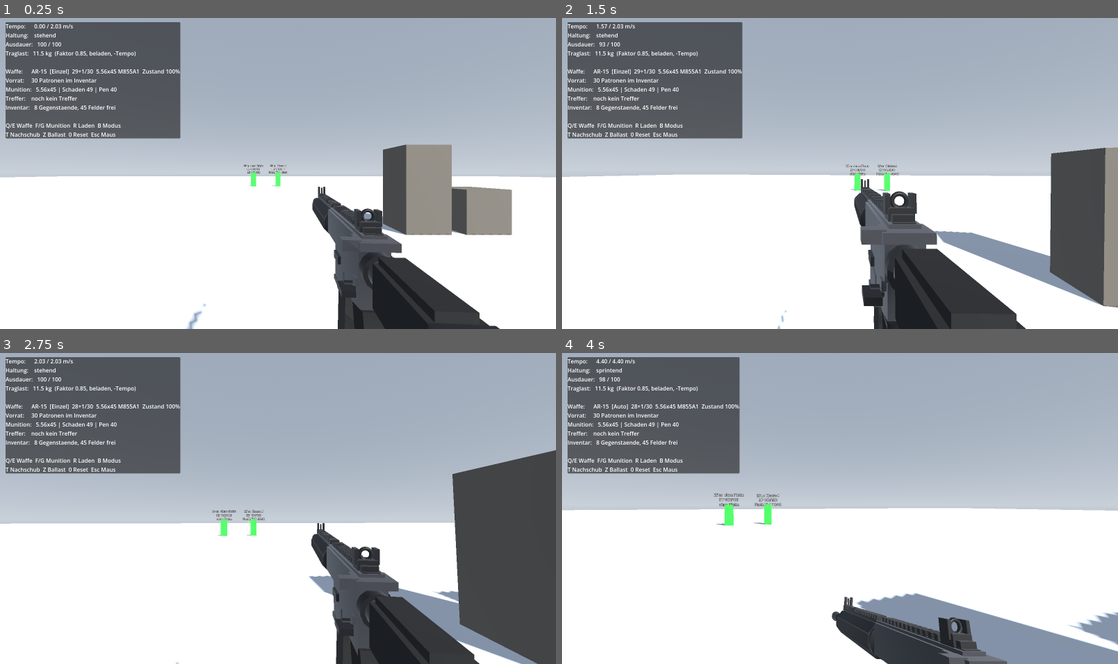
Above: before the commit, frames 1-4 (two rows, left to right).
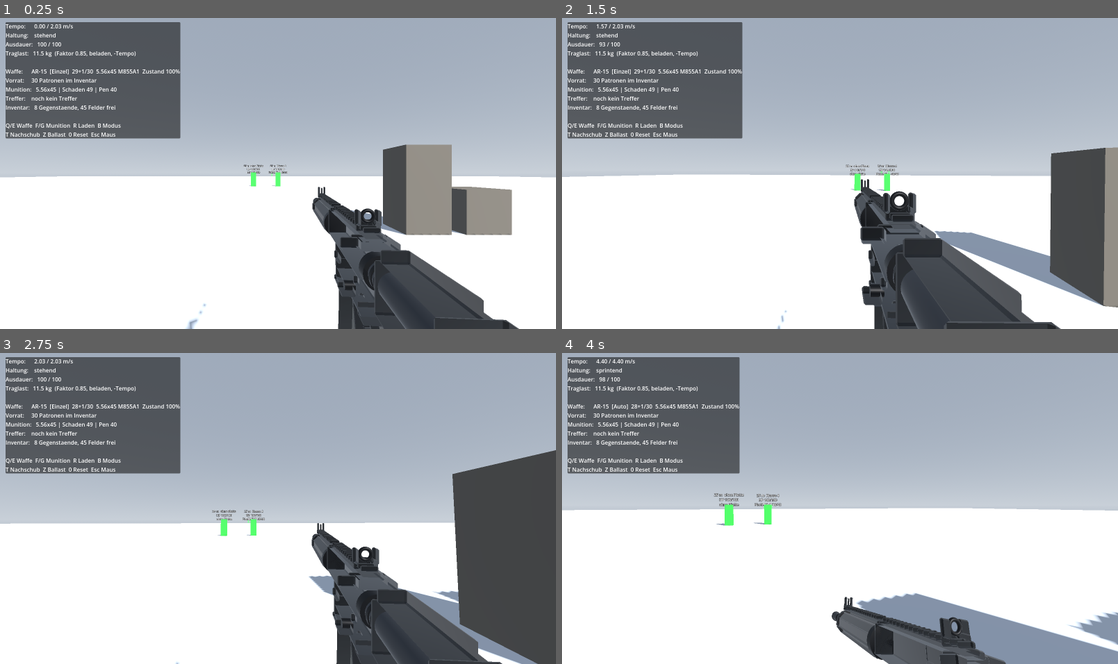
Above: after the commit, the same moments.

Repository: Saturn-Owner/Extraction-Shooter
Game: Godot game, scene res://scenes/levels/testgelaende.tscn
Same seed, same stepped clock (60 frames per second), same inputs: the game is played once before the commit and once after it.
Inputs (mouse positions are in pixels of both pictures, inside the frame that each line leads up to):
- Up to frame 1 (0.25 s): no input
- Up to frame 2 (1.5 s): tap Enter at 0.5 s; move the mouse to (867, 170) at 0.52 s; hold Right mouse button (aim) 0.53-1.28 s; hold W (move_forward) from 0.53 s (still down); tap Space (jump) at 0.77 s; move the mouse to (812, 173) at 1.27 s; tap Ctrl (crouch) at 1.35 s
- Up to frame 3 (2.75 s): keep holding W (move_forward); tap Space (jump) at 1.52 s; move the mouse to (289, 502) at 2.02 s; press the mouse at (289, 502) at 2.03 s
- Up to frame 4 (4 s): keep holding W (move_forward); move the mouse to (834, 511) at 2.77 s; release the mouse at (834, 511) at 2.78 s; tap B (fire_mode) at 2.85 s; tap Space (jump) at 3.02, 3.77 s; move the mouse to (878, 511) at 3.52 s; hold Shift (sprint) from 3.53 s (still down)

The runs differ from the first frame. In frame 1, 3.1% of the frame differs, in the area x 34-94%, y 54-100%; in frame 2, 3.7%, in the area x 52-90%, y 51-100%; in frame 3, 2.7%; in frame 4, 2.0%.

Commit message:
Beleuchtung, PBR-Materialien und gebrochene Kanten
Zwei Fehler, die zusammenhingen:

1. Das Renderwerkzeug zeigte etwas anderes als das Spiel. Es benutzte einen
   flachen Farbhintergrund ohne Reflexionsquelle, das Testgelaende dagegen
   hat einen Himmel. Metall rendert ohne Reflexionen schwarz - daraufhin
   wurden die Materialien korrigiert, bis sie in der Vorschau stimmten und
   im Spiel falsch waren. Das Werkzeug benutzt jetzt dieselbe Umgebung wie
   das Spiel, dazu Schatten und Kantenverdunkelung.

2. Materialien auf echte PBR-Werte umgestellt. Metall bekommt hohe
   metallic-Werte und eine helle Grundfarbe - bei Metall ist die Albedo die
   Farbe der Spiegelung, nicht der Oberflaeche.

Geometrie deutlich feiner:
- Alle Quader haben jetzt gebrochene Kanten (ViewmodelParts.beveled_box_mesh).
  Der groesste Einzelgewinn: eine gebrochene Kante macht aus einem Klotz ein
  gefertigtes Teil, weil sie Licht in einem schmalen Streifen faengt
- Zylinder mit 24 statt 14 Segmenten, Laeufe sind nicht mehr kantig
- Magazine als durchgezogene gekruemmte Koerper statt gestapelter Quader

Die Fase hat einen Fehler sichtbar gemacht, der vorher versteckt war: Die
Magazine waren Stapel aus vier bis fuenf Quadern. Mit scharfen Kanten
verschmolzen die Segmente, mit gebrochenen wurde daraus eine Treppe. Beim
AKM-Sichelmagazin war es am schlimmsten.

Ausserdem: AR-15-Schaft war niedriger als das Pufferrohr dick ist, die
Rastringe stachen hindurch. Nahansicht im Renderwerkzeug ergaenzt - solche
Fehler sieht man in der Gesamtansicht nicht.

Neuer Test: die selbst erzeugten Meshes werden auf Dichtheit geprueft. Jede
Kante muss zu genau zwei Dreiecken gehoeren und jede Normale nach aussen
zeigen. Ein Loch oder ein verdrehtes Dreieck sieht man am Bild sonst nicht -
man sieht nur, dass etwas komisch aussieht, und sucht an der falschen Stelle.

Co-Authored-By: Claude Opus 4.8 <noreply@anthropic.com>

Diff:
--- a/scripts/combat/viewmodel_parts.gd
+++ b/scripts/combat/viewmodel_parts.gd
@@ -4,33 +4,229 @@
 ## Materialien. Damit bleibt in den einzelnen Waffendateien nur das stehen,
 ## was die jeweilige Waffe ausmacht — nicht der immer gleiche Kleinkram.
 ##
-## MATERIALIEN: Alle bewusst mit niedrigem metallic-Wert. Hohe metallic-Werte
-## rendern ohne Reflexionsumgebung fast schwarz, waehrend Kunststoff hell
-## bleibt — das Ergebnis ist dann genau verkehrt herum. Der Unterschied
-## zwischen Metall und Kunststoff kommt hier ueber die Rauheit.
+## MATERIALIEN: Echte PBR-Werte. Metall bekommt hohe metallic-Werte und eine
+## helle Grundfarbe — bei Metall ist die Albedo die Farbe der Spiegelung, nicht
+## die Oberflaechenfarbe. Das funktioniert nur, weil das Testgelaende einen
+## Himmel als Reflexionsquelle hat (WorldEnvironment, ambient_light_source =
+## Sky). Ohne Reflexionsumgebung rendert Metall schwarz — wer eine neue Szene
+## ohne Himmel baut, muss das mitbedenken.
 class_name ViewmodelParts
 extends RefCounted
 
+## Standard-Kantenbruch in Metern.
+##
+## DER GROESSTE EINZELNE OPTIK-GEWINN: Eine gebrochene Kante fangt Licht in
+## einem schmalen Streifen und macht daraus einen Glanzrand. Genau daran
+## erkennt das Auge gefertigtes Metall statt eines Klotzes. Ein Wuerfel mit
+## scharfen Kanten sieht immer nach Platzhalter aus, egal wie gut das Material
+## ist. Kostet knapp das Vierfache an Dreiecken — bei einer Waffe irrelevant.
+const BEVEL := 0.0016
+
 
 ## Gemeinsame Materialpalette. Jede Waffe darf eigene ergaenzen, aber diese
-## fuenf halten das Arsenal optisch zusammen.
+## halten das Arsenal optisch zusammen.
 static func materials() -> Dictionary:
 	return {
-		"steel": _material(Color(0.215, 0.215, 0.232), 0.35, 0.36),
-		"black": _material(Color(0.072, 0.072, 0.080), 0.25, 0.45),
-		"polymer": _material(Color(0.086, 0.086, 0.092), 0.0, 0.85),
-		"furniture": _material(Color(0.105, 0.105, 0.113), 0.08, 0.64),
-		"magazine": _material(Color(0.094, 0.099, 0.094), 0.05, 0.72),
-		"wood": _material(Color(0.135, 0.082, 0.042), 0.0, 0.72),
-		"blued": _material(Color(0.145, 0.148, 0.160), 0.40, 0.28),
+		"steel": _material(Color(0.340, 0.345, 0.360), 0.95, 0.34),
+		"black": _material(Color(0.145, 0.147, 0.155), 0.88, 0.42),
+		# Kunststoff bewusst nicht zu dunkel: Rein rechnerisch waere schwarzes
+		# Polymer noch dunkler, aber dann verschwinden Schaft und Griff im
+		# Spiel komplett und die Waffe verliert ihre Form.
+		"polymer": _material(Color(0.098, 0.098, 0.105), 0.0, 0.50),
+		"furniture": _material(Color(0.118, 0.118, 0.126), 0.0, 0.44),
+		"magazine": _material(Color(0.170, 0.178, 0.170), 0.80, 0.48),
+		"wood": _material(Color(0.205, 0.112, 0.048), 0.0, 0.50),
+		"blued": _material(Color(0.215, 0.222, 0.245), 0.96, 0.20),
 	}
 
 
+## Quader mit gebrochenen Kanten.
+##
+## bevel = 0.0 gibt einen scharfkantigen Quader — nur sinnvoll fuer Teile, die
+## ohnehin verdeckt sind. Der Kantenbruch begrenzt sich selbst, damit auch
+## duenne Bleche wie Schienenzaehne nicht in sich zusammenfallen.
 static func box(name: String, size: Vector3, pos: Vector3, mat: Material,
-		rotation_deg: Vector3 = Vector3.ZERO) -> MeshInstance3D:
-	var mesh := BoxMesh.new()
-	mesh.size = size
+		rotation_deg: Vector3 = Vector3.ZERO, bevel: float = BEVEL) -> MeshInstance3D:
+	var mesh := beveled_box_mesh(size, bevel)
 	return instance(name, mesh, pos, mat, rotation_deg)
+
+
+## Erzeugt einen Quader mit umlaufender Fase.
+##
+## Aufbau: sechs verkleinerte Flaechen, zwoelf Fasenstreifen an den Kanten,
+## acht Dreiecke in den Ecken. Die Ausrichtung der Dreiecke wird nicht von Hand
+## festgelegt, sondern hinterher geprueft — der Koerper ist konvex und um den
+## Ursprung zentriert, also zeigt jede Normale nach aussen, wenn sie in
+## dieselbe Richtung wie der Schwerpunkt des Dreiecks weist. Das ist deutlich
+## weniger fehleranfaellig als 44 Dreiecke von Hand richtig herum zu wickeln.
+static func beveled_box_mesh(size: Vector3, bevel: float = BEVEL) -> ArrayMesh:
+	var hx := size.x * 0.5
+	var hy := size.y * 0.5
+	var hz := size.z * 0.5
+	# Fase nie groesser als die duennste Seite vertraegt.
+	var b: float = minf(bevel, minf(hx, minf(hy, hz)) * 0.7)
+
+	if b <= 0.0001:
+		var plain := BoxMesh.new()
+		plain.size = size
+		return _to_array_mesh(plain)
+
+	# Je Ecke drei Punkte, einer je angrenzender Flaeche.
+	var on_x := func(sx: float, sy: float, sz: float) -> Vector3:
+		return Vector3(sx * hx, sy * (hy - b), sz * (hz - b))
+	var on_y := func(sx: float, sy: float, sz: float) -> Vector3:
+		return Vector3(sx * (hx - b), sy * hy, sz * (hz - b))
+	var on_z := func(sx: float, sy: float, sz: float) -> Vector3:
+		return Vector3(sx * (hx - b), sy * (hy - b), sz * hz)
+
+	var quads: Array = []
+	var tris: Array = []
+
+	for s in [-1.0, 1.0]:
+		# Die sechs Hauptflaechen.
+		quads.append([on_x.call(s, -1, -1), on_x.call(s, 1, -1), on_x.call(s, 1, 1), on_x.call(s, -1, 1)])
+		quads.append([on_y.call(-1, s, -1), on_y.call(1, s, -1), on_y.call(1, s, 1), on_y.call(-1, s, 1)])
+		quads.append([on_z.call(-1, -1, s), on_z.call(1, -1, s), on_z.call(1, 1, s), on_z.call(-1, 1, s)])
+
+	for sa in [-1.0, 1.0]:
+		for sb in [-1.0, 1.0]:
+			# Die zwoelf Fasenstreifen, vier je Achsrichtung.
+			quads.append([on_x.call(sa, sb, -1), on_x.call(sa, sb, 1), on_y.call(sa, sb, 1), on_y.call(sa, sb, -1)])
+			quads.append([on_x.call(sa, -1, sb), on_x.call(sa, 1, sb), on_z.call(sa, 1, sb), on_z.call(sa, -1, sb)])
+			quads.append([on_y.call(-1, sa, sb), on_y.call(1, sa, sb), on_z.call(1, sa, sb), on_z.call(-1, sa, sb)])
+
+	for sx in [-1.0, 1.0]:
+		for sy in [-1.0, 1.0]:
+			for sz in [-1.0, 1.0]:
+				# Die acht Eckdreiecke.
+				tris.append([on_x.call(sx, sy, sz), on_y.call(sx, sy, sz), on_z.call(sx, sy, sz)])
+
+	for quad in quads:
+		tris.append([quad[0], quad[1], quad[2]])
+		tris.append([quad[0], quad[2], quad[3]])
+
+	# Flache Normalen: harte Kanten sind bei Metall richtig, weiche wuerden
+	# die Fase wieder wegbuegeln. Der Quader ist um den Ursprung zentriert,
+	# also ist der Nullpunkt der Innenpunkt fuer die Ausrichtungspruefung.
+	return _mesh_from_triangles(tris, Vector3.ZERO)
+
+
+## Gekruemmter Koerper mit rechteckigem Querschnitt — fuer Magazine.
+##
+## WARUM NICHT GESTAPELTE QUADER: Genau so war es vorher, und solange die
+## Kanten scharf waren, fiel es nicht auf. Mit gebrochenen Kanten faengt jede
+## Segmentgrenze Licht und aus der Kruemmung wird eine sichtbare Treppe.
+## Ein durchgezogener Koerper hat diese Grenzen nicht.
+##
+## Der Querschnitt wandert von oben nach unten (-Y) und dreht sich dabei
+## schrittweise um die X-Achse nach vorn. Genau so ist ein Stangenmagazin
+## gebaut: gleichbleibender Querschnitt entlang eines Kreisbogens.
+static func curved_body(name: String, width: float, depth: float, length: float,
+		curve_degrees: float, pos: Vector3, mat: Material,
+		rotation_deg: Vector3 = Vector3.ZERO, segments: int = 10) -> MeshInstance3D:
+	var mesh := curved_body_mesh(width, depth, length, curve_degrees, segments)
+	return instance(name, mesh, pos, mat, rotation_deg)
+
+
+static func curved_body_mesh(width: float, depth: float, length: float,
+		curve_degrees: float, segments: int = 10) -> ArrayMesh:
+	segments = maxi(1, segments)
+	var half_w := width * 0.5
+	var half_d := depth * 0.5
+	var step_length := length / float(segments)
+	var step_angle := deg_to_rad(curve_degrees) / float(segments)
+
+	var profile := [
+		Vector3(-half_w, 0.0, -half_d),
+		Vector3(half_w, 0.0, -half_d),
+		Vector3(half_w, 0.0, half_d),
+		Vector3(-half_w, 0.0, half_d),
+	]
+
+	var rings: Array = []
+	var point := Vector3.ZERO
+	var frame := Basis.IDENTITY
+
+	for i in range(segments + 1):
+		var ring: Array = []
+		for corner in profile:
+			ring.append(point + frame * corner)
+		rings.append(ring)
+		if i < segments:
+			point += frame * Vector3(0.0, -step_length, 0.0)
+			frame = frame.rotated(Vector3.RIGHT, step_angle)
+
+	var tris: Array = []
+
+	# Mantel: vier Laengsseiten.
+	for i in range(segments):
+		var a: Array = rings[i]
+		var b: Array = rings[i + 1]
+		for k in range(4):
+			var n := (k + 1) % 4
+			tris.append([a[k], a[n], b[n]])
+			tris.append([a[k], b[n], b[k]])
+
+	# Deckel oben und unten.
+	var top: Array = rings[0]
+	var bottom: Array = rings[segments]
+	tris.append([top[0], top[1], top[2]])
+	tris.append([top[0], top[2], top[3]])
+	tris.append([bottom[0], bottom[1], bottom[2]])
+	tris.append([bottom[0], bottom[2], bottom[3]])
+
+	# Der Koerper ist gekruemmt, also ist der Ursprung kein verlaesslicher
+	# Innenpunkt — die Wicklung wird deshalb gegen den Schwerpunkt des
+	# gesamten Koerpers geprueft statt gegen den Nullpunkt.
+	var centre := Vector3.ZERO
+	for ring in rings:
+		for corner in ring:
+			centre += corner
+	centre /= float(rings.size() * 4)
+
+	return _mesh_from_triangles(tris, centre)
+
+
+## Baut aus einer Dreiecksliste ein Mesh mit flachen Normalen und dreht dabei
+## jedes Dreieck nach aussen. Spart es, 100 Dreiecke von Hand richtig herum zu
+## wickeln — der haeufigste und am schwersten zu findende Fehler dabei.
+static func _mesh_from_triangles(tris: Array, centre: Vector3) -> ArrayMesh:
+	var vertices := PackedVector3Array()
+	var normals := PackedVector3Array()
+
+	for tri in tris:
+		var a: Vector3 = tri[0]
+		var b: Vector3 = tri[1]
+		var c: Vector3 = tri[2]
+		var normal := (b - a).cross(c - a)
+		if normal.length_squared() < 1e-12:
+			continue
+		normal = normal.normalized()
+		if normal.dot((a + b + c) / 3.0 - centre) < 0.0:
+			var swap := b
+			b = c
+			c = swap
+			normal = -normal
+		vertices.append(a)
+		vertices.append(b)
+		vertices.append(c)
+		for i in range(3):
+			normals.append(normal)
+
+	var arrays := []
+	arrays.resize(Mesh.ARRAY_MAX)
+	arrays[Mesh.ARRAY_VERTEX] = vertices
+	arrays[Mesh.ARRAY_NORMAL] = normals
+
+	var mesh := ArrayMesh.new()
+	mesh.add_surface_from_arrays(Mesh.PRIMITIVE_TRIANGLES, arrays)
+	return mesh
+
+
+static func _to_array_mesh(source: PrimitiveMesh) -> ArrayMesh:
+	var mesh := ArrayMesh.new()
+	mesh.add_surface_from_arrays(Mesh.PRIMITIVE_TRIANGLES, source.get_mesh_arrays())
+	return mesh
 
 
 ## Zylinder. Godot legt sie entlang Y an — fuer Laeufe drehen wir sie um
@@ -47,7 +243,10 @@
 	mesh.top_radius = top_radius
 	mesh.bottom_radius = bottom_radius
 	mesh.height = length
-	mesh.radial_segments = 14
+	# Laeufe und Rohre sind das Runde an einer Waffe. Mit 14 Segmenten sieht
+	# man die Facetten, mit 24 nicht mehr — und ein paar hundert Dreiecke mehr
+	# fallen bei einem Viewmodel nicht ins Gewicht.
+	mesh.radial_segments = 24
 	mesh.rings = 1
 	return instance(name, mesh, pos, mat, rotation_deg)
 
@@ -58,8 +257,8 @@
 	var mesh := TorusMesh.new()
 	mesh.inner_radius = inner
 	mesh.outer_radius = outer
-	mesh.rings = 16
-	mesh.ring_segments = 8
+	mesh.rings = 24
+	mesh.ring_segments = 10
 	return instance(name, mesh, pos, mat, rotation_deg)
 
 
--- a/scripts/weapons/akm_viewmodel.gd
+++ b/scripts/weapons/akm_viewmodel.gd
@@ -152,18 +152,20 @@
 
 	# Das gekruemmte 7,62er-Magazin — die Sichel, die dem Gewehr sein Profil
 	# gibt. Deutlich staerker gebogen als das gerade STANAG der AR-15.
+	# Das Sichelmagazin ist das Erkennungszeichen der Kalaschnikow — und war
+	# als Stapel aus fuenf Quadern gebaut. Solange die Kanten scharf waren,
+	# verschmolzen die Segmente; mit gebrochenen Kanten wurde daraus eine
+	# sichtbare Treppe. Als durchgezogener Koerper ist die Kruemmung glatt,
+	# und sie darf hier ruhig kraeftig ausfallen.
 	var mag := ViewmodelParts.pivot("Magazine", Vector3(0.0, -0.030, -0.150))
-	for i in range(5):
-		var t := float(i)
-		mag.add_child(ViewmodelParts.box(
-			"MagSegment%d" % i,
-			Vector3(0.026, 0.038, 0.052 - t * 0.002),
-			Vector3(0.0, -0.018 - t * 0.033, -0.002 - t * 0.0075),
-			mag_mat,
-			Vector3(-t * 5.5, 0.0, 0.0)
-		))
-	mag.add_child(ViewmodelParts.box("MagFloor", Vector3(0.030, 0.012, 0.046), Vector3(0.0, -0.156, -0.032),
-		black, Vector3(-27.5, 0.0, 0.0)))
+	mag.add_child(ViewmodelParts.curved_body("MagBody", 0.026, 0.052, 0.168, 30.0,
+		Vector3(0.0, 0.002, 0.0), mag_mat, Vector3.ZERO, 12))
+	# Bodenplatte auf das rechnerische Ende des Bogens gesetzt:
+	# Radius = Laenge / Winkel, dann Ablage = R*sin(w) nach unten und
+	# R*(1-cos(w)) nach vorn. Nach Augenmass sass sie daneben und stach
+	# schraeg aus dem Magazin heraus.
+	mag.add_child(ViewmodelParts.box("MagFloor", Vector3(0.030, 0.011, 0.046),
+		Vector3(0.0, -0.1585, -0.0430), black, Vector3(-30.0, 0.0, 0.0)))
 	add_child(mag)
 
 	# Verschlusstraeger mit fest angesetztem Ladehebel rechts.
--- a/scripts/weapons/ar15_viewmodel.gd
+++ b/scripts/weapons/ar15_viewmodel.gd
@@ -157,14 +157,20 @@
 
 	add_child(ViewmodelParts.cylinder("BufferTube", 0.0150, 0.120, Vector3(0.0, 0.012, 0.040), steel))
 	add_child(ViewmodelParts.cylinder("CastleNut", 0.0205, 0.014, Vector3(0.0, 0.012, -0.014), black))
-	for i in range(3):
-		add_child(ViewmodelParts.cylinder("TubeRing%d" % i, 0.0170, 0.005,
-			Vector3(0.0, 0.012, 0.014 + float(i) * 0.024), black))
-
-	add_child(ViewmodelParts.box("StockBody", Vector3(0.036, 0.046, 0.088), Vector3(0.0, 0.010, 0.058), polymer))
-	add_child(ViewmodelParts.box("StockCheek", Vector3(0.026, 0.012, 0.080), Vector3(0.0, 0.034, 0.056), polymer))
-	add_child(ViewmodelParts.box("ButtPad", Vector3(0.038, 0.054, 0.013), Vector3(0.0, 0.008, 0.106), black))
-	add_child(ViewmodelParts.box("StockLever", Vector3(0.018, 0.012, 0.026), Vector3(0.0, -0.019, 0.052), polymer))
+	# Rastkerben nur auf dem freiliegenden Stueck zwischen Gehaeuse und Schaft.
+	# Weiter hinten steckt das Rohr im Schaft und die Ringe waeren nur
+	# Dreiecke, die niemand sieht — oder schlimmer, sie stechen durch.
+	for i in range(2):
+		add_child(ViewmodelParts.cylinder("TubeRing%d" % i, 0.0168, 0.005,
+			Vector3(0.0, 0.012, 0.002 + float(i) * 0.012), black))
+
+	# Der Schaft muss das Pufferrohr wirklich umschliessen. Vorher war er
+	# niedriger als das Rohr dick ist — die Rastringe stachen hindurch und
+	# von aussen sah man ein nacktes Rohr statt eines Schafts.
+	add_child(ViewmodelParts.box("StockBody", Vector3(0.038, 0.054, 0.086), Vector3(0.0, 0.012, 0.062), polymer))
+	add_child(ViewmodelParts.box("StockCheek", Vector3(0.028, 0.014, 0.078), Vector3(0.0, 0.043, 0.060), polymer))
+	add_child(ViewmodelParts.box("ButtPad", Vector3(0.040, 0.062, 0.012), Vector3(0.0, 0.012, 0.110), black))
+	add_child(ViewmodelParts.box("StockLever", Vector3(0.018, 0.012, 0.024), Vector3(0.0, -0.018, 0.056), polymer))
 
 
 func _build_moving_parts() -> void:
@@ -174,18 +180,14 @@
 
 	# Magazin aus vier Segmenten mit sanfter Kruemmung. Ein gerader Kasten
 	# sieht sofort nach Platzhalter aus; zu viel Kruemmung nach Banane.
-	var mag := ViewmodelParts.pivot("Magazine", Vector3(0.0, -0.058, -0.132))
-	for i in range(4):
-		var t := float(i)
-		mag.add_child(ViewmodelParts.box(
-			"MagSegment%d" % i,
-			Vector3(0.025, 0.036, 0.046),
-			Vector3(0.0, -0.015 - t * 0.032, -0.001 - t * 0.0022),
-			mag_mat,
-			Vector3(-t * 1.5, 0.0, 0.0)
-		))
-	mag.add_child(ViewmodelParts.box("MagFloor", Vector3(0.029, 0.011, 0.050), Vector3(0.0, -0.128, -0.008),
-		black, Vector3(-6.0, 0.0, 0.0)))
+	# Magazin als durchgezogener, leicht gekruemmter Koerper.
+	# Frueher vier gestapelte Quader — das sah man erst, als die Kanten
+	# gebrochen wurden und jede Segmentgrenze zu einer Stufe wurde.
+	var mag := ViewmodelParts.pivot("Magazine", Vector3(0.0, -0.052, -0.130))
+	mag.add_child(ViewmodelParts.curved_body("MagBody", 0.025, 0.046, 0.132, 9.0,
+		Vector3.ZERO, mag_mat))
+	mag.add_child(ViewmodelParts.box("MagFloor", Vector3(0.029, 0.010, 0.050),
+		Vector3(0.0, -0.133, -0.011), black, Vector3(-9.0, 0.0, 0.0)))
 	add_child(mag)
 
 	# Verschluss im Auswurffenster.
--- a/tests/verify_weapon_handling.gd
+++ b/tests/verify_weapon_handling.gd
@@ -28,6 +28,7 @@
 	_test_jam_chance_grows_with_wear()
 	_test_jam_never_loses_ammo()
 	_test_aiming_reduces_spread()
+	_test_generated_meshes_are_closed()
 	_test_every_weapon_builds()
 	_test_viewmodels_are_unique()
 
@@ -336,6 +337,94 @@
 	return total / float(samples)
 
 
+## Prueft die selbstgebauten Meshes auf Dichtheit.
+##
+## Seit die Modelle angefaste Quader und gekruemmte Koerper benutzen, werden
+## die Dreiecke im Code erzeugt statt von Godot. Ein Loch oder ein falsch
+## herum gewickeltes Dreieck sieht man am fertigen Bild oft nicht — man sieht
+## nur, dass "irgendwas komisch aussieht", und sucht dann an der falschen
+## Stelle. Diese Pruefung sagt es direkt.
+##
+## Dicht heisst: Jede Kante gehoert zu genau zwei Dreiecken. Fehlt eine
+## Flaeche, gehoert sie nur zu einer.
+func _test_generated_meshes_are_closed() -> void:
+	_section("Erzeugte Koerper sind dicht")
+
+	var box_size := Vector3(0.08, 0.05, 0.12)
+	var box_mesh := ViewmodelParts.beveled_box_mesh(box_size, 0.004)
+	_check_mesh_closed(box_mesh, "angefaster Quader")
+
+	var aabb := box_mesh.get_aabb()
+	_check(aabb.size.is_equal_approx(box_size),
+		"angefaster Quader behaelt seine Masse (%v statt %v)" % [aabb.size, box_size])
+	_check(aabb.get_center().length() < 0.0001,
+		"angefaster Quader ist um den Ursprung zentriert")
+
+	# Fase groesser als das Teil dick ist: darf nicht in sich zusammenfallen.
+	var thin := ViewmodelParts.beveled_box_mesh(Vector3(0.02, 0.004, 0.006), 0.01)
+	_check_mesh_closed(thin, "duennes Blech mit uebergrosser Fase")
+
+	var curved := ViewmodelParts.curved_body_mesh(0.025, 0.046, 0.13, 12.0, 8)
+	_check_mesh_closed(curved, "gekruemmter Koerper")
+
+	var straight := ViewmodelParts.curved_body_mesh(0.02, 0.02, 0.06, 0.0, 4)
+	_check_mesh_closed(straight, "ungekruemmter Koerper")
+
+
+## Zaehlt, wie oft jede Kante vorkommt. Bei einem geschlossenen Koerper
+## genau zweimal. Zusaetzlich wird geprueft, dass alle Normalen nach aussen
+## zeigen — nach innen gedrehte Flaechen sind unsichtbar und hinterlassen
+## genau denselben Eindruck wie ein echtes Loch.
+func _check_mesh_closed(mesh: ArrayMesh, label: String) -> void:
+	var arrays := mesh.surface_get_arrays(0)
+	var vertices: PackedVector3Array = arrays[Mesh.ARRAY_VERTEX]
+	var normals: PackedVector3Array = arrays[Mesh.ARRAY_NORMAL]
+
+	if vertices.size() < 3 or vertices.size() % 3 != 0:
+		_check(false, "%s: Dreiecksliste ist gueltig (%d Punkte)" % [label, vertices.size()])
+		return
+
+	var edges := {}
+	var centre := Vector3.ZERO
+	for v in vertices:
+		centre += v
+	centre /= float(vertices.size())
+
+	var outward := true
+	for i in range(0, vertices.size(), 3):
+		var a := vertices[i]
+		var b := vertices[i + 1]
+		var c := vertices[i + 2]
+		for pair in [[a, b], [b, c], [c, a]]:
+			# Kanten richtungsunabhaengig zaehlen, sonst haengt das Ergebnis
+			# an der Wicklung statt an der Dichtheit.
+			var key := _edge_key(pair[0], pair[1])
+			edges[key] = int(edges.get(key, 0)) + 1
+		if normals[i].dot((a + b + c) / 3.0 - centre) <= 0.0:
+			outward = false
+
+	var open_edges := 0
+	for count in edges.values():
+		if count != 2:
+			open_edges += 1
+
+	_check(open_edges == 0,
+		"%s ist geschlossen (%d offene Kanten von %d)" % [label, open_edges, edges.size()])
+	_check(outward, "%s: alle Normalen zeigen nach aussen" % label)
+
+
+func _edge_key(a: Vector3, b: Vector3) -> String:
+	var first := _point_key(a)
+	var second := _point_key(b)
+	return first + "|" + second if first < second else second + "|" + first
+
+
+## Punkte auf ein feines Raster runden, damit Rechenungenauigkeiten zwei
+## eigentlich gleiche Ecken nicht zu verschiedenen machen.
+func _point_key(p: Vector3) -> String:
+	return "%.6f,%.6f,%.6f" % [p.x, p.y, p.z]
+
+
 ## Prueft JEDE Waffe im Arsenal, nicht nur die AR-15.
 ##
 ## Der Grundsatz lautet: jede Waffe eigenes Modell, eigene Datei, eigene
--- a/tools/render_viewmodel.gd
+++ b/tools/render_viewmodel.gd
@@ -25,6 +25,10 @@
 const VIEWS := [
 	{name = "perspektive", from = Vector3(0.48, 0.26, 0.30), look_at = Vector3(0.0, -0.01, -0.24)},
 	{name = "seite", from = Vector3(0.95, 0.02, -0.22), look_at = Vector3(0.0, 0.0, -0.22)},
+	# Nahansicht auf Gehaeuse, Griff und Schaft. In der Gesamtansicht sind
+	# genau dort die Fehler, die man nicht sieht — durchstechende Teile,
+	# Luecken, Stufen. Aus zwei Metern faellt so etwas nicht auf.
+	{name = "nah_gehaeuse", from = Vector3(0.40, 0.14, 0.30), look_at = Vector3(0.0, -0.02, -0.04)},
 ]
 
 ## Laenge, auf die die Kameraabstaende ausgelegt sind (Muendung der AR-15).
@@ -94,23 +98,46 @@
 	_scene = Node3D.new()
 	root.add_child(_scene)
 
+	# DIE UMGEBUNG MUSS DER DES SPIELS ENTSPRECHEN.
+	#
+	# Vorher stand hier ein flacher Farbhintergrund ohne Reflexionsquelle.
+	# Metall rendert darin schwarz — und die Materialien wurden daraufhin
+	# "korrigiert", bis sie in der Vorschau stimmten und im Spiel falsch waren.
+	# Eine Vorschau, die etwas anderes zeigt als das Spiel, ist schlimmer als
+	# gar keine. Deshalb hier dieselben Werte wie in testgelaende.tscn.
+	var sky_material := ProceduralSkyMaterial.new()
+	sky_material.sky_top_color = Color(0.52, 0.58, 0.66)
+	sky_material.sky_horizon_color = Color(0.78, 0.81, 0.84)
+	# Der Standardboden ist braun und faerbt ueber die Himmelsbeleuchtung die
+	# ganze Waffe warm ein. Neutral halten, sonst beurteilt man Farben falsch.
+	sky_material.ground_bottom_color = Color(0.26, 0.27, 0.29)
+	sky_material.ground_horizon_color = Color(0.46, 0.47, 0.50)
+
+	var sky := Sky.new()
+	sky.sky_material = sky_material
+
+	var environment := Environment.new()
+	environment.background_mode = Environment.BG_SKY
+	environment.sky = sky
+	environment.ambient_light_source = Environment.AMBIENT_SOURCE_SKY
+	environment.ambient_light_color = Color(0.75, 0.79, 0.85)
+	environment.ambient_light_sky_contribution = 0.85
+	environment.ambient_light_energy = 1.1
+	environment.tonemap_mode = Environment.TONE_MAPPER_FILMIC
+	# Kantenverdunkelung: laesst Spalten und Absaetze hervortreten, die sonst
+	# in der gleichmaessigen Himmelsbeleuchtung verschwinden.
+	environment.ssao_enabled = true
+	environment.ssao_radius = 0.06
+	environment.ssao_intensity = 2.5
+
 	var env := WorldEnvironment.new()
-	var environment := Environment.new()
-	environment.background_mode = Environment.BG_COLOR
-	environment.background_color = Color(0.22, 0.23, 0.26)
-	environment.ambient_light_source = Environment.AMBIENT_SOURCE_COLOR
-	environment.ambient_light_color = Color(0.45, 0.48, 0.55)
-	environment.ambient_light_energy = 0.7
-	environment.tonemap_mode = Environment.TONE_MAPPER_FILMIC
 	env.environment = environment
 	_scene.add_child(env)
 
-	# Drei Lichter: Hauptlicht von schraeg oben, Aufhellung von der
-	# Gegenseite, Kante von hinten. Ohne das dritte verschwindet die
-	# Silhouette vor dem Hintergrund.
-	_add_light(Vector3(-0.6, -0.8, -0.5), Color(1.0, 0.97, 0.92), 2.6)
-	_add_light(Vector3(0.8, -0.3, 0.4), Color(0.6, 0.7, 0.9), 1.1)
-	_add_light(Vector3(0.2, 0.6, 0.9), Color(0.9, 0.9, 1.0), 1.4)
+	# Eine Sonne mit Schatten wie im Spiel, dazu eine schwache Aufhellung von
+	# der Gegenseite, damit die Schattenseite nicht komplett zulaeuft.
+	_add_light(Vector3(-0.6, -0.9, -0.45), Color(1.0, 0.97, 0.92), 2.2, true)
+	_add_light(Vector3(0.7, -0.2, 0.5), Color(0.72, 0.78, 0.92), 0.5, false)
 
 	_camera = Camera3D.new()
 	_camera.fov = 42.0
@@ -118,11 +145,15 @@
 	_scene.add_child(_camera)
 
 
-func _add_light(direction: Vector3, color: Color, energy: float) -> void:
+func _add_light(direction: Vector3, color: Color, energy: float, shadows: bool) -> void:
 	var light := DirectionalLight3D.new()
 	light.light_color = color
 	light.light_energy = energy
-	light.shadow_enabled = false
+	light.shadow_enabled = shadows
+	# Ein Viewmodel ist eine Handbreit gross — ohne engen Schattenbereich
+	# fallen die Schatten in die Aufloesung des halben Levels und verschwinden.
+	light.directional_shadow_max_distance = 4.0
+	light.shadow_normal_bias = 0.4
 	_scene.add_child(light)
 	light.look_at_from_position(Vector3.ZERO, direction.normalized(), Vector3.UP)
 
Not shown, changed: .gitignore
